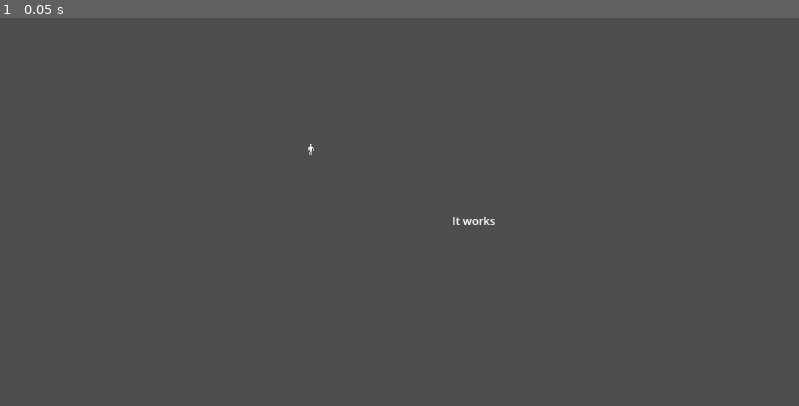
Above: before the commit, frame 1.
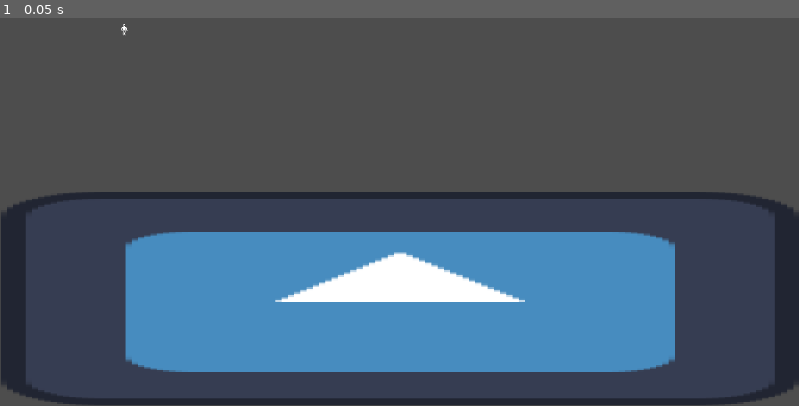
Above: after the commit, the same moment.

Repository: astra137/ld56
Game: Godot game, scene res://Battle/battle_screen.tscn
Same seed, same stepped clock (60 frames per second), same inputs: the game is played once before the commit and once after it. Before the commit the project starts from res://main.tscn. The engine's default icon, where the game draws it, is replaced by a stand-in: a white triangle on a blue panel in a dark square.
Inputs:
- Up to frame 1 (0.05 s): no input

The runs differ from the first frame. In frame 1, 31% of the frame differs, in the area x 0-100%, y 1-100%.

Commit message:
Adding a scene with a falling lemming and collision

Diff:
--- /dev/null
+++ b/Battle/battle_screen.tscn
@@ -0,0 +1,24 @@
+[gd_scene load_steps=4 format=3 uid="uid://1grm4pt8jc23"]
+
+[ext_resource type="PackedScene" uid="uid://v4cyox7q5hs7" path="res://Battle/little_creature.tscn" id="1_fkuhm"]
+[ext_resource type="Texture2D" uid="uid://bnc4hh7c6ogkp" path="res://icon.svg" id="2_3vh55"]
+
+[sub_resource type="RectangleShape2D" id="RectangleShape2D_vmqk3"]
+size = Vector2(127.991, 127.61)
+
+[node name="BattleScreen" type="Node2D"]
+
+[node name="LittleCreature" parent="." instance=ExtResource("1_fkuhm")]
+position = Vector2(179, 104)
+
+[node name="StaticBody2D" type="StaticBody2D" parent="."]
+
+[node name="Icon" type="Sprite2D" parent="StaticBody2D"]
+position = Vector2(576.5, 493)
+scale = Vector2(8.99219, 2.40625)
+texture = ExtResource("2_3vh55")
+
+[node name="CollisionShape2D" type="CollisionShape2D" parent="StaticBody2D"]
+position = Vector2(576.539, 493.469)
+scale = Vector2(8.99219, 2.40625)
+shape = SubResource("RectangleShape2D_vmqk3")
--- a/Battle/little_creature.tscn
+++ b/Battle/little_creature.tscn
@@ -1,8 +1,16 @@
-[gd_scene load_steps=2 format=3 uid="uid://v4cyox7q5hs7"]
+[gd_scene load_steps=3 format=3 uid="uid://v4cyox7q5hs7"]
 
 [ext_resource type="Texture2D" uid="uid://r6gg2yufg6pq" path="res://dude/Dude_1.png" id="1_t0xu7"]
 
+[sub_resource type="RectangleShape2D" id="RectangleShape2D_vxnfo"]
+size = Vector2(10, 16)
+
 [node name="LittleCreature" type="RigidBody2D"]
+lock_rotation = true
 
 [node name="Sprite2D" type="Sprite2D" parent="."]
 texture = ExtResource("1_t0xu7")
+
+[node name="CollisionShape2D" type="CollisionShape2D" parent="."]
+position = Vector2(1, 0)
+shape = SubResource("RectangleShape2D_vxnfo")
--- a/project.godot
+++ b/project.godot
@@ -11,7 +11,7 @@
 [application]
 
 config/name="LD56"
-run/main_scene="res://main.tscn"
+run/main_scene="res://Battle/battle_screen.tscn"
 config/features=PackedStringArray("4.3", "GL Compatibility")
 config/icon="res://icon.svg"
 
